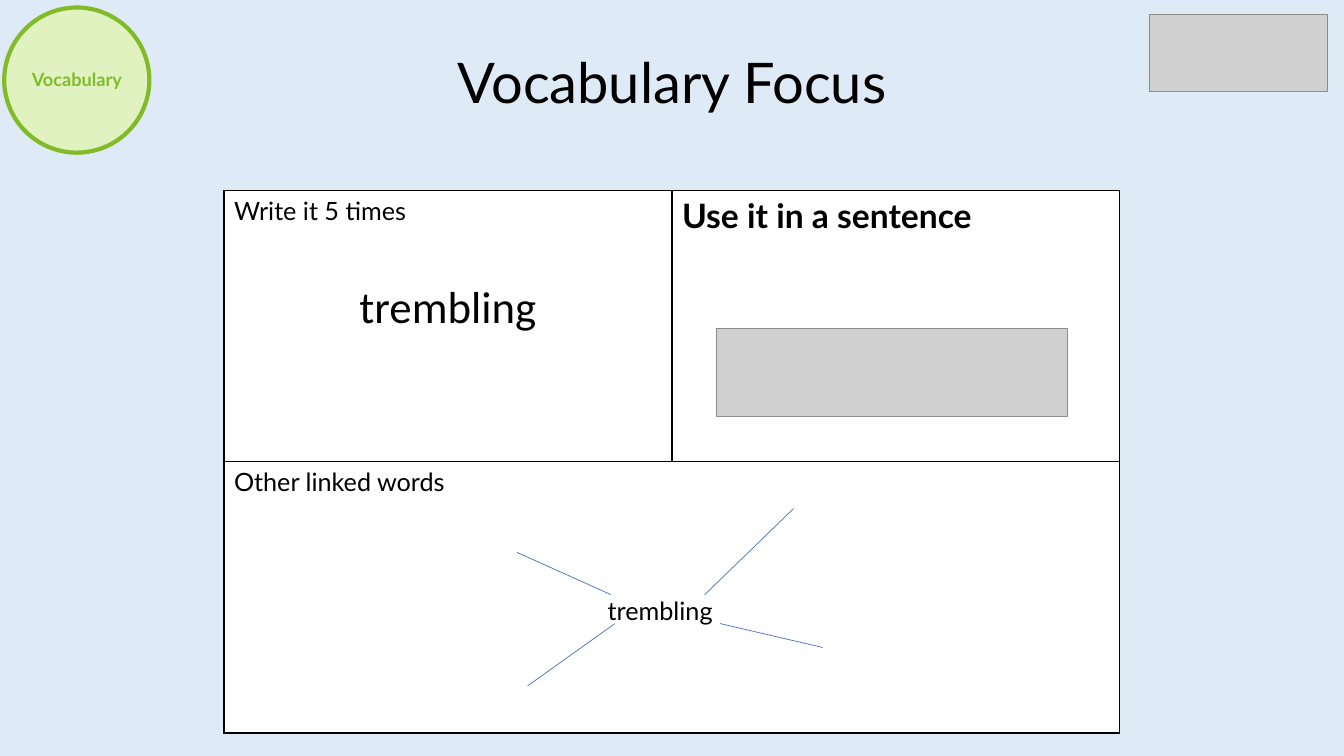
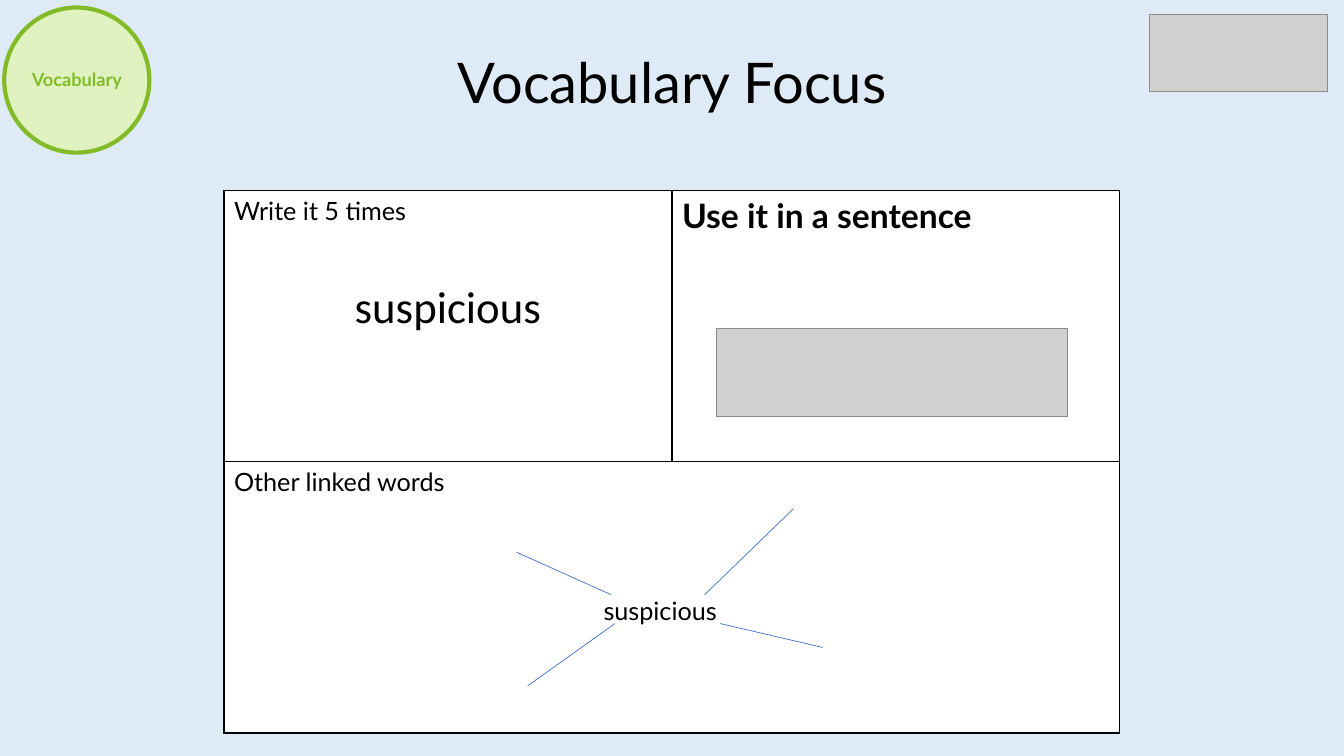
Before and after one commit to imcl75/claude_files, a slide deck: slide 5 of Reading/BeingAReader_Template.pptx. Drawn at 1344x756 pixels with LibreOffice and Linux fonts; fonts in the diff are those of the drawing; grey boxes stand for pictures. Boxes give left, top, right and bottom in pixels: in the first picture for what was removed or moved away, otherwise in the second. Text is boxed around its words. In the diff, an @@ line names an element or a change of style, - is before the commit and + after.

```diff
--- a/Reading/BeingAReader_Template.pptx
+++ b/Reading/BeingAReader_Template.pptx
@@ table at [224, 191, 1119, 733] @@
-row 1, column 1: Write it 5 times / trembling
+row 1, column 1: Write it 5 times / suspicious
@@ text at [604, 601, 717, 625]: text changed @@
-trembling
+suspicious
```
Also in this commit, not shown: 13 other slides changed.
